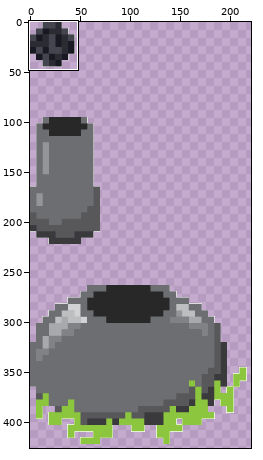
Edited in one commit: sprite sheet (CodeQuest/public_html/assets/MeteorGame/cannon.png). The first picture is a wide view before the edit; the outline marks the close-up.
Close-up. Earlier state:
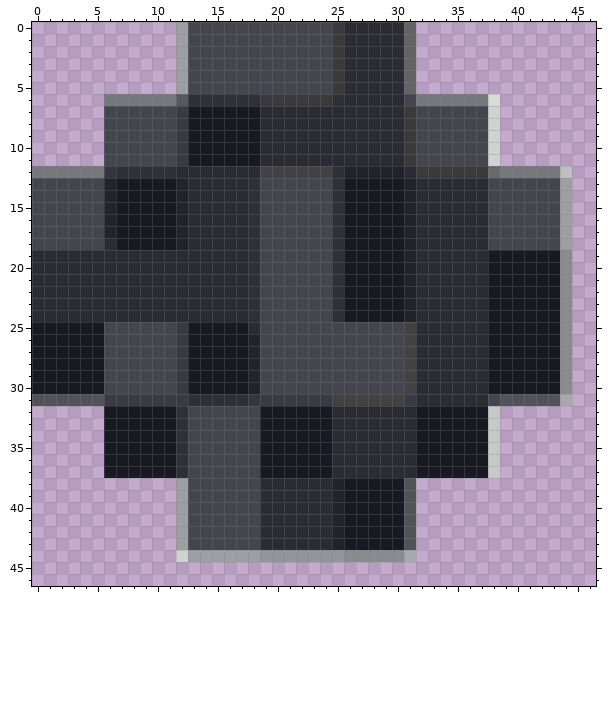
The file is 256x512 pixels. Colours within 5 levels of each other are drawn and written as one. Shown: x 0..46, y 0..46. The wide view leaves out empty margins. The commit also changed other parts of the picture, which this record leaves out.
Now the later version:
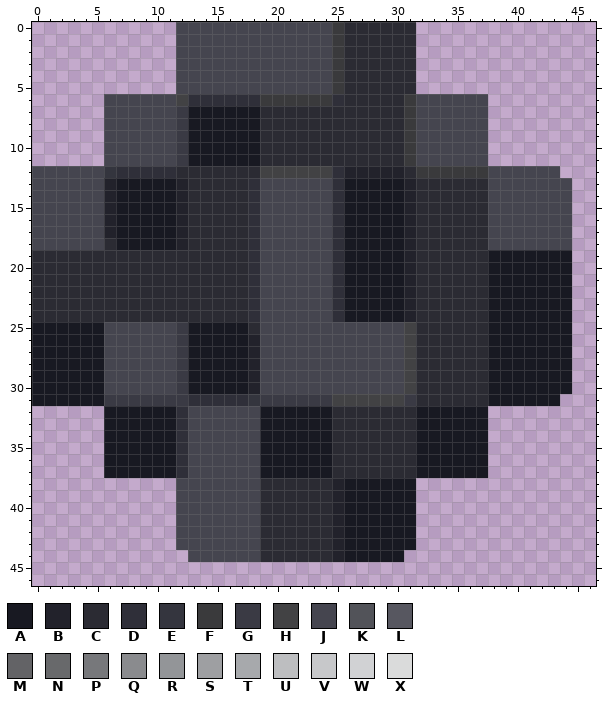
Palette (. is transparent): A #181922  B #22222b  C #2b2b33  D #2f2f39  E #34353e  F #3a3a3c  G #3a3a44  H #424244  J #45454f  K #525359  L #575760  M #636366  N #68696b  P #77787b  Q #8a8b8e  R #939598  S #9e9fa2  T #a7a9ac  U #bdbec0  V #c7c8ca  W #d1d2d4  X #dadbdb
What changed:
Colour J becomes colour A in row 31 at x 38.
Colour K becomes colour A in row 31 at x 0 to 5 and 39 to 43; in rows 38 to 43 at x 31.
Colour Q becomes colour A in rows 19 to 30 at x 44; in row 44 at x 26 to 30.
Colour R becomes colour B in row 44 at x 25.
Colour M becomes colour C in rows 0 to 5 at x 31.
Colour R becomes colour C in row 44 at x 19 to 24.
Colour J becomes colour F in row 6 at x 31.
Colour L becomes colour H in row 6 at x 12.
Colour N becomes colour J in row 12 at x 38.
Colour P becomes colour J in row 6 at x 6 to 11 and 32 to 37; in row 12 at x 0 to 5 and 39 to 43.
Colour S becomes colour J in rows 0 to 5 at x 12; in rows 13 to 18 at x 44; in rows 38 to 43 at x 12; in row 44 at x 13 to 18.
The edit erases colour T in row 31 at x 44; in row 44 at x 31.
The edit erases colour U in row 12 at x 44.
The edit erases colour V in rows 32 to 37 at x 38.
The edit erases colour W in rows 7 to 11 at x 38; in row 44 at x 12.
The edit erases colour X in row 6 at x 38.
Pixel boxes of the changes (left, top, right, bottom) in both close-ups:
changed: (104, 22, 188, 106)
changed: (404, 22, 572, 478)
changed: (32, 166, 104, 178)
changed: (32, 394, 104, 406)
changed: (176, 478, 416, 562)
